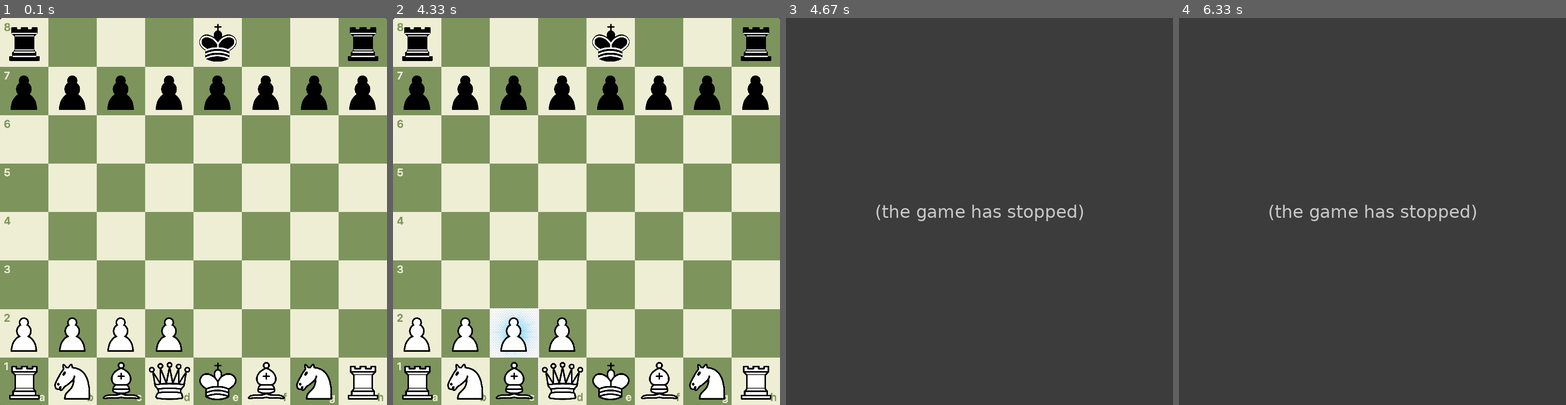
Above: before the commit, frames 1-4 (left to right).
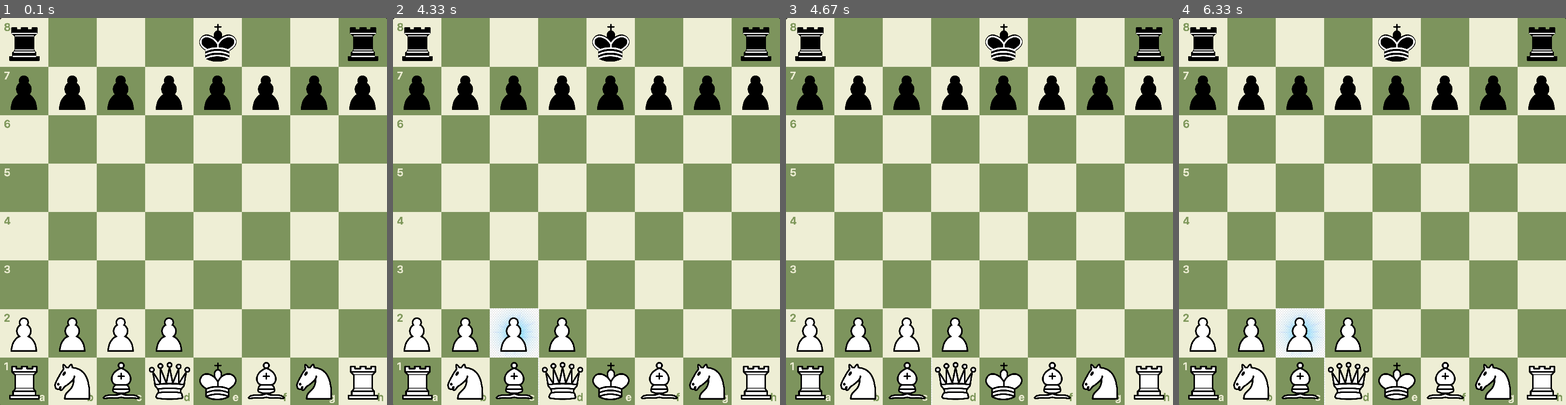
Above: after the commit, the same moments.

Repository: star14ms/Chess_AI
Game: pygame game, started from main.py
Same seed, same stepped clock (60 frames per second), same inputs: the game is played once before the commit and once after it.
Inputs (mouse positions are in pixels of both pictures, inside the frame that each line leads up to):
- Up to frame 1 (0.1 s): no input
- Up to frame 2 (4.33 s): click (710, 199) at 0.38 s; press the mouse at (416, 41) at 0.7 s; move the mouse to (520, 176) at 0.8 s; release the mouse at (621, 308) at 0.93 s; move the mouse to (520, 358) at 1.8 s; click (520, 358) at 2.08 s; press the mouse at (416, 41) at 2.53 s; move the mouse to (497, 196) at 2.63 s; release the mouse at (578, 350) at 2.77 s; press the mouse at (416, 41) at 3.37 s; move the mouse to (478, 196) at 3.47 s; release the mouse at (536, 346) at 3.6 s; move the mouse to (416, 41) at 4.3 s
- Up to frame 3 (4.67 s): press the mouse at (809, 41) at 4.33 s; move the mouse to (964, 165) at 4.43 s; release the mouse at (1122, 288) at 4.57 s
- Up to frame 4 (6.33 s): move the mouse to (1302, 350) at 5.33 s; click (1302, 350) at 5.8 s

Frames 1-2 are identical in both runs. In frame 3, 100% of the frame differs, in the area x 0-100%, y 0-100%; in frame 4, 100%.
Error before the commit: AttributeError: 'int' object has no attribute 'color' (main_module.py line 84); the game stopped at 4.57 s (later frames are placeholders)

Commit message:
numpy 제거

Diff:
--- a/main_module.py
+++ b/main_module.py
@@ -1,9 +1,10 @@
-from numpy import zeros
-
 class Board:
     def __init__(self, f):
         self.front = f #플레이어가 플레이 할 색깔. False면 흰색 폰을 움직였을 때 +방향으로 나아가고 흑색 폰을 움직이면 -방향으로 나아간다.
-        self.board = zeros((8,8), dtype=Empty)#int로 하면 나중에 클래스 insert할 때 오류남
+        self.board = [[0 for col in range(8)] for row in range(8)]
+        for i in range(0, 8):
+            for j in range(0, 8):
+                self.board[i][j] = Empty()
         self.history = []#기보 기록
 
     def delete(self, x, y):#x,y 좌표의 말 삭제
